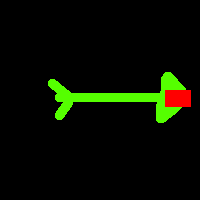
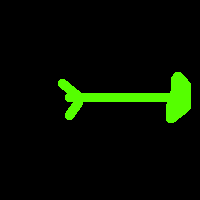
Before/after of a 200 × 200 layered artwork. What changed in the layer stack:
hid "arrow_hitbox" over (x1=165, y1=90, x2=191, y2=107)
added layer "arrow_stoped" in group "Groupe de calques" over (x1=58, y1=72, x2=191, y2=123)
hid "arrow" over (x1=48, y1=72, x2=191, y2=123)
